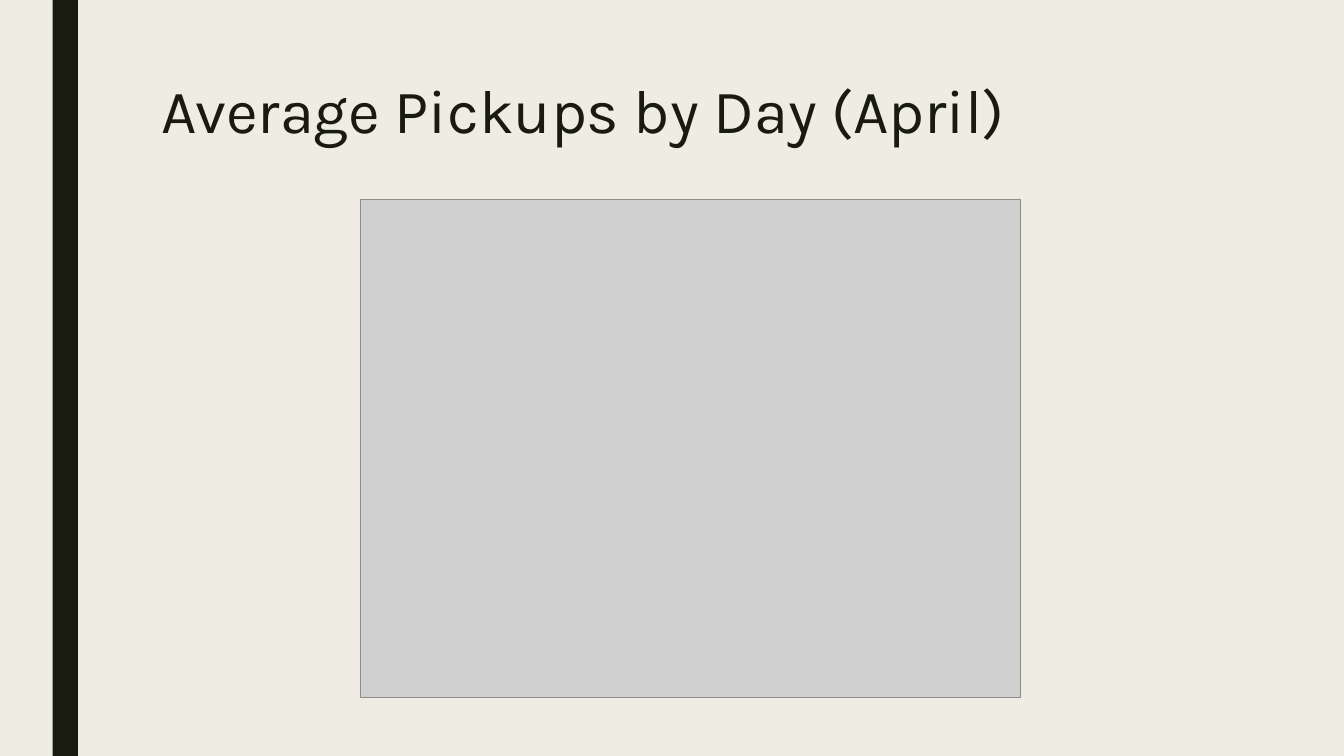
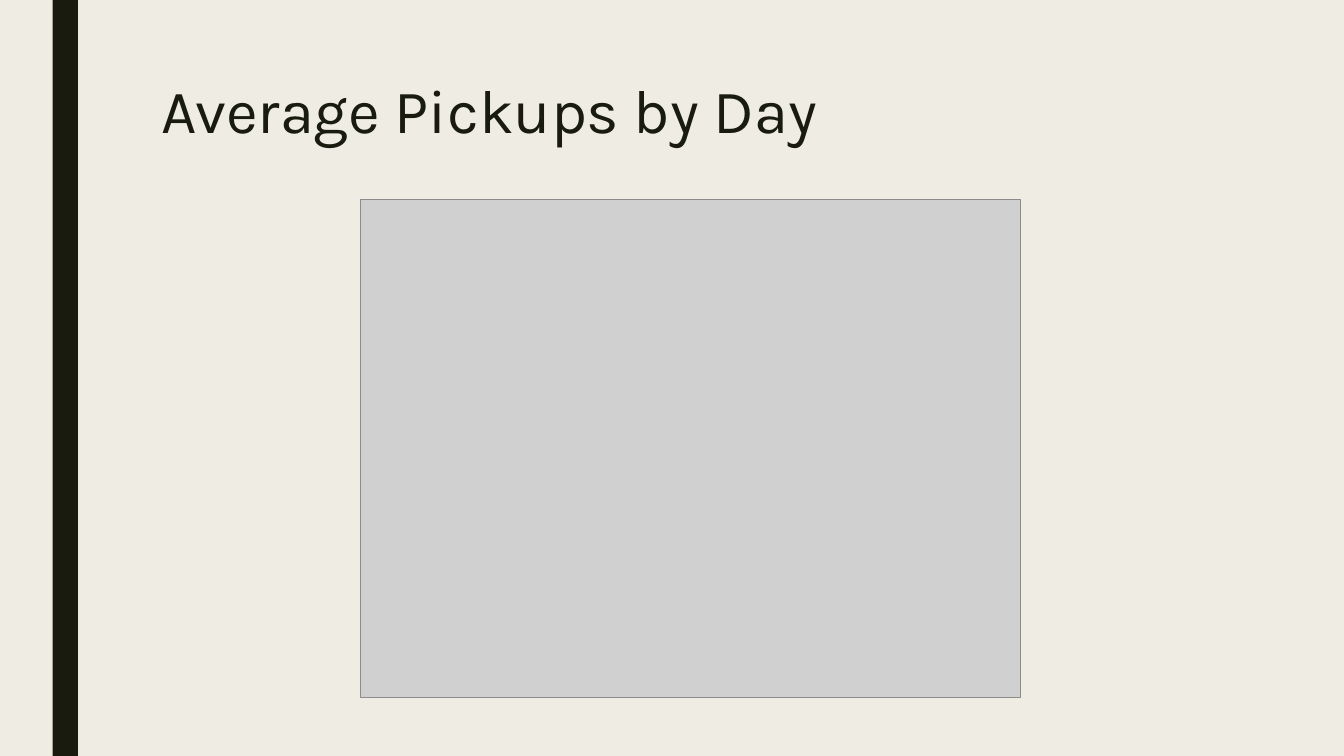
Before and after one commit to msabhi/mining-uber-dataset, a slide deck: slide 5 of Exploratory Analysis.pptx. Drawn at 1344x756 pixels with LibreOffice and Linux fonts; fonts in the diff are those of the drawing; grey boxes stand for pictures. Boxes give left, top, right and bottom in pixels: in the first picture for what was removed or moved away, otherwise in the second. Text is boxed around its words. In the diff, an @@ line names an element or a change of style, - is before the commit and + after.

```diff
--- a/Exploratory Analysis.pptx
+++ b/Exploratory Analysis.pptx
@@ title at <box>161,90,817,148</box>: text changed @@
-Average Pickups by Day (April)
+Average Pickups by Day
```
Also in this commit, not shown: 2 other files.
